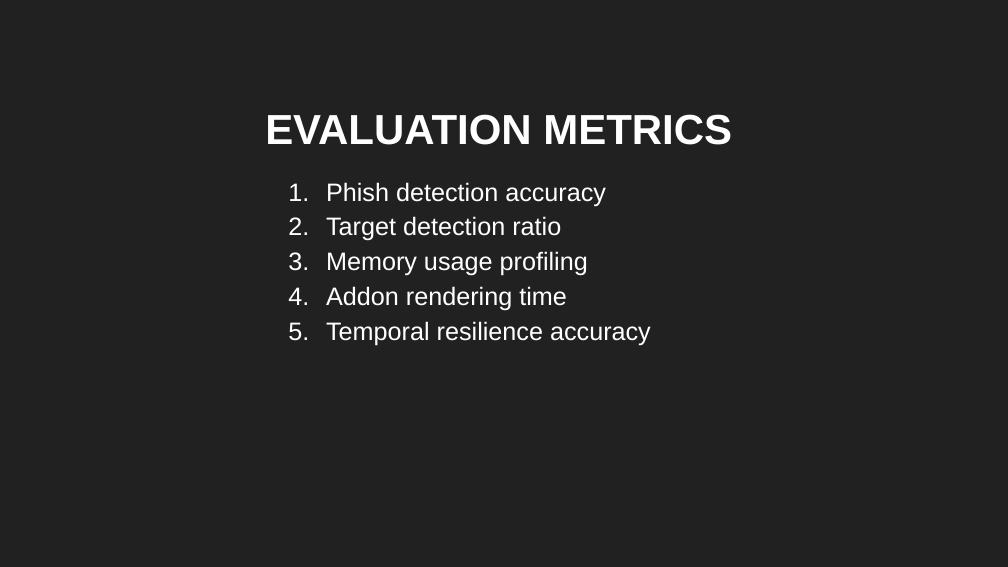
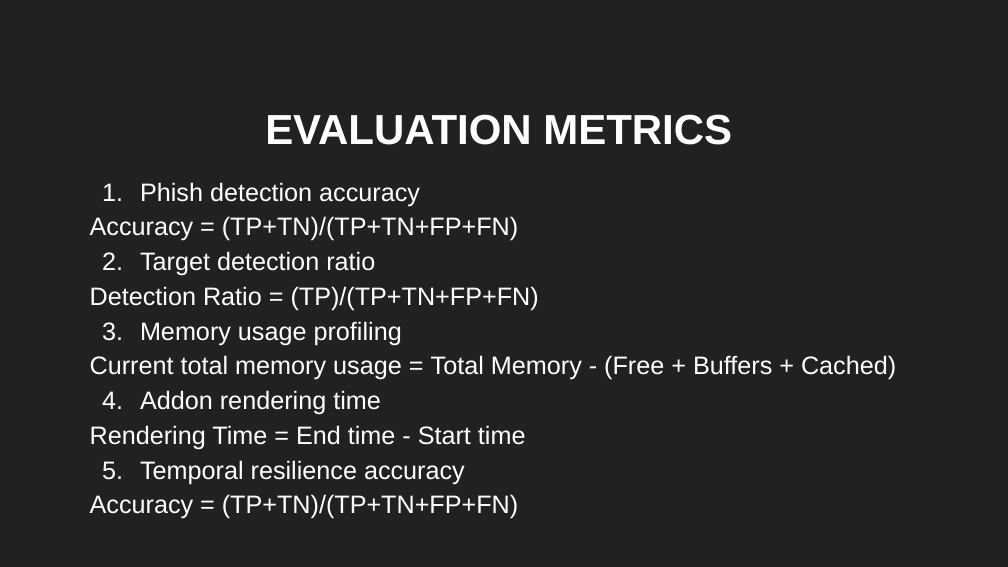
Before and after one commit to sbenstewart/cantina-plus, a slide deck: slide 30 of mail these/first/FYP First.pptx. Drawn at 1008x567 pixels with LibreOffice and Linux fonts; fonts in the diff are those of the drawing. Boxes give left, top, right and bottom in pixels: in the first picture for what was removed or moved away, otherwise in the second. Text is boxed around its words. In the diff, an @@ line names an element or a change of style, - is before the commit and + after.

```diff
--- a/mail these/first/FYP First.pptx
+++ b/mail these/first/FYP First.pptx
@@ subtitle "Phish detection accuracy" moved from (x1=326, y1=182, x2=651, y2=345) to (x1=90, y1=182, x2=896, y2=519) @@
@@ subtitle at (x1=90, y1=216, x2=518, y2=241): paragraph added @@
+Accuracy = (TP+TN)/(TP+TN+FP+FN)
@@ subtitle at (x1=90, y1=286, x2=539, y2=311): paragraph added @@
+Detection Ratio = (TP)/(TP+TN+FP+FN)
@@ subtitle at (x1=90, y1=355, x2=896, y2=380): paragraph added @@
+Current total memory usage = Total Memory - (Free + Buffers + Cached)
@@ subtitle at (x1=90, y1=425, x2=526, y2=450): paragraph added @@
+Rendering Time = End time - Start time
@@ subtitle at (x1=90, y1=494, x2=518, y2=519): paragraph added @@
+Accuracy = (TP+TN)/(TP+TN+FP+FN)
```
Also in this commit, not shown: 6 other slides changed, 5 slides added, 5 slides removed, 2 other files.
